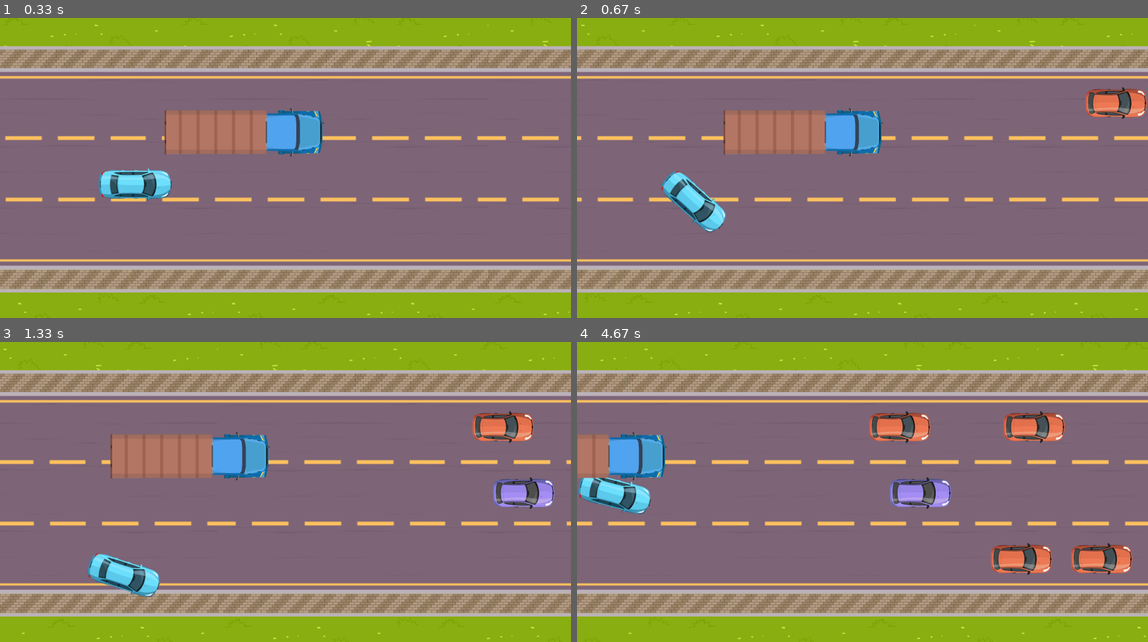
Above: before the commit, frames 1-4 (two rows, left to right).
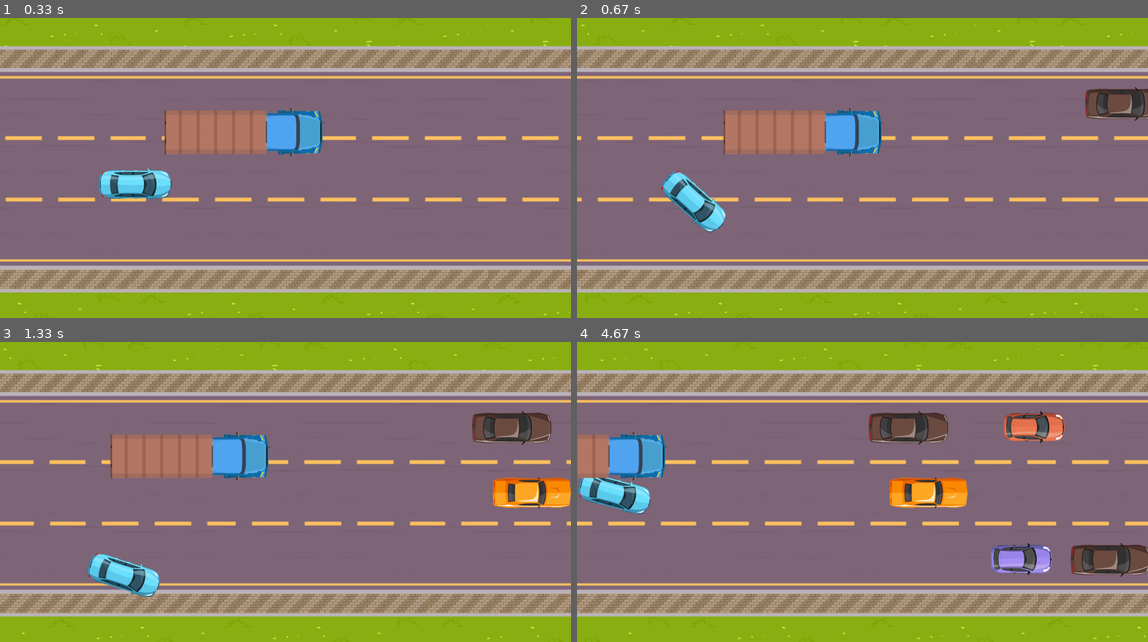
Above: after the commit, the same moments.

Repository: AdamJ77/highway-pygame
Game: pygame game, started from main_speeding.py
The game is run twice, just before and just after one commit, with the same random seed, the same clock (stepped at 60 frames per second) and the same inputs.
Inputs:
- Up to frame 1 (0.33 s): no input
- Up to frame 2 (0.67 s): hold D from 0.33 s (still down)
- Up to frame 3 (1.33 s): release D at 0.8 s; hold W 0.83-1.13 s; tap Space at 0.9, 1.23 s; hold D from 1.17 s (still down)
- Up to frame 4 (4.67 s): tap Space at 1.53, 1.73, 2.03, 2.3, 2.63, 2.93, 3.07, 3.47, 3.77, 4.13, 4.53 s; release D at 1.63 s; hold A 1.67-2.2 s; hold S 2.23-2.53 s; hold A 2.57-2.97 s; hold W 3-3.37 s; hold D 3.4-4.03 s; hold S 4.07-4.43 s; hold A from 4.47 s (still down)

Frame 1 is identical in both runs. In frame 2, 1.0% of the frame differs, in the area x 89-100%, y 23-35%; in frame 3, 2.6%; in frame 4, 4.5%, in the area x 51-100%, y 23-79%.

Commit message:
Added implementing new cars to traffic functionality

Diff:
--- a/classes_other.py
+++ b/classes_other.py
@@ -74,9 +74,11 @@
 
 
 class ColorCar(Enum):
-    CAR_IMAGE_RED = 1
-    CAR_IMAGE_GREEN = 2
-    CAR_IMAGE_PURPLE = 3
+    CAR_RED = 1
+    CAR_GREEN = 2
+    CAR_PURPLE = 3
+    MUSCLE_CAR_YELLOW = 4
+    SEDAN_BROWN = 5
 
 
 class Truck(Car):
--- a/main_speeding.py
+++ b/main_speeding.py
@@ -101,9 +101,9 @@
     return traffic_cars
 
 def create_color_car(
-    col_val,
+    random_car: list,
     traffic_cars: np.array,
-    spawn_locations):
+    spawn_locations: list):
     """Create Car instance with given color and set random empty location"""
 
     # pick random location from spawn locations
@@ -119,9 +119,8 @@
 
     # create new car instance
     new_car = Car()
-    new_car.width = CAR_WIDTH
-    new_car.height = CAR_HEIGHT
-    new_car.model = col_val
+    new_car.width, new_car.height = random_car[1]
+    new_car.model = random_car[0]
     new_car.x, new_car.y = loc_x, loc_y
 
     location.car_occupying = new_car
@@ -140,8 +139,10 @@
         return traffic_cars
     chance_of_spawn = random.randint(0, 1000)
     if chance_of_spawn < prob_of_spawn:
-        col_val = random.choice(list(car_colors.values()))
-        new_car = create_color_car(col_val, traffic_cars, spawn_locations)
+        # choose randomly car
+        rand_val = random.randint(1, 5)
+        random_car = car_colors.get(ColorCar(rand_val))
+        new_car = create_color_car(random_car, traffic_cars, spawn_locations)
         if new_car:
             traffic_cars = np.append(traffic_cars, new_car)
     return traffic_cars
--- a/utils.py
+++ b/utils.py
@@ -11,7 +11,15 @@
     lamp_tiles,
     CAR_IMAGE_GREEN,
     CAR_IMAGE_RED,
-    CAR_IMAGE_PURPLE
+    CAR_IMAGE_PURPLE,
+    CAR_HEIGHT,
+    CAR_WIDTH,
+    MUSCLE_CAR_IMAGE_YELLOW,
+    MUSCLE_CAR_HEIGHT,
+    MUSCLE_CAR_WIDTH,
+    SEDAN_CAR_IMAGE_BROWN,
+    SEDAN_CAR_HEIGHT,
+    SEDAN_CAR_WIDTH
 )
 
 
@@ -37,7 +45,9 @@
 
 def create_color_cars_dict():
     Car_Colors = {}
-    Car_Colors[ColorCar.CAR_IMAGE_GREEN] = CAR_IMAGE_GREEN
-    Car_Colors[ColorCar.CAR_IMAGE_RED] = CAR_IMAGE_RED
-    Car_Colors[ColorCar.CAR_IMAGE_PURPLE] = CAR_IMAGE_PURPLE
+    Car_Colors[ColorCar.CAR_GREEN] = [CAR_IMAGE_GREEN, (CAR_WIDTH, CAR_HEIGHT)]
+    Car_Colors[ColorCar.CAR_RED] = [CAR_IMAGE_RED, ((CAR_WIDTH, CAR_HEIGHT))]
+    Car_Colors[ColorCar.CAR_PURPLE] = [CAR_IMAGE_PURPLE, (CAR_WIDTH, CAR_HEIGHT)]
+    Car_Colors[ColorCar.MUSCLE_CAR_YELLOW] = [MUSCLE_CAR_IMAGE_YELLOW, (MUSCLE_CAR_WIDTH, MUSCLE_CAR_HEIGHT)]
+    Car_Colors[ColorCar.SEDAN_BROWN] = [SEDAN_CAR_IMAGE_BROWN, (SEDAN_CAR_WIDTH, SEDAN_CAR_HEIGHT)]
     return Car_Colors
